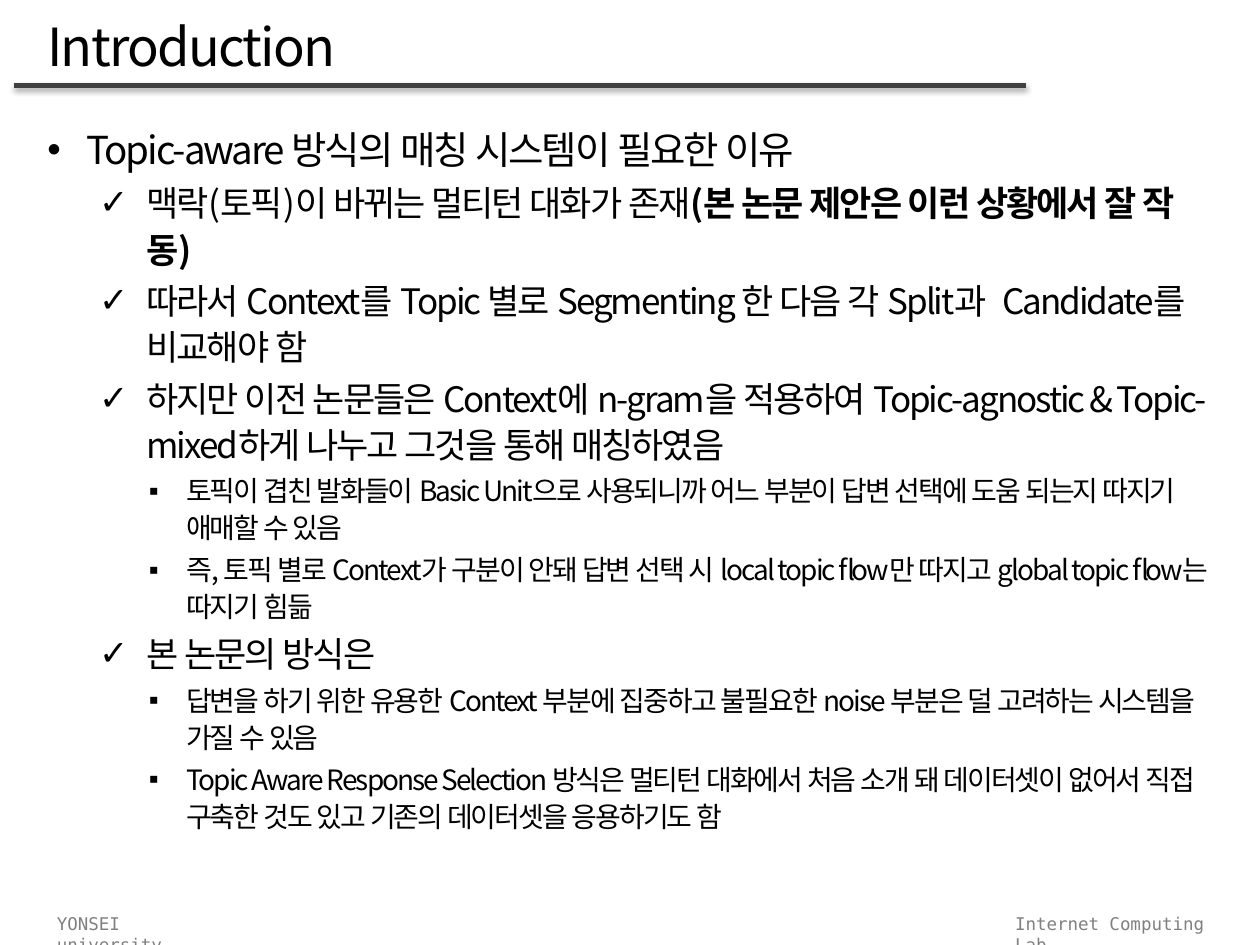
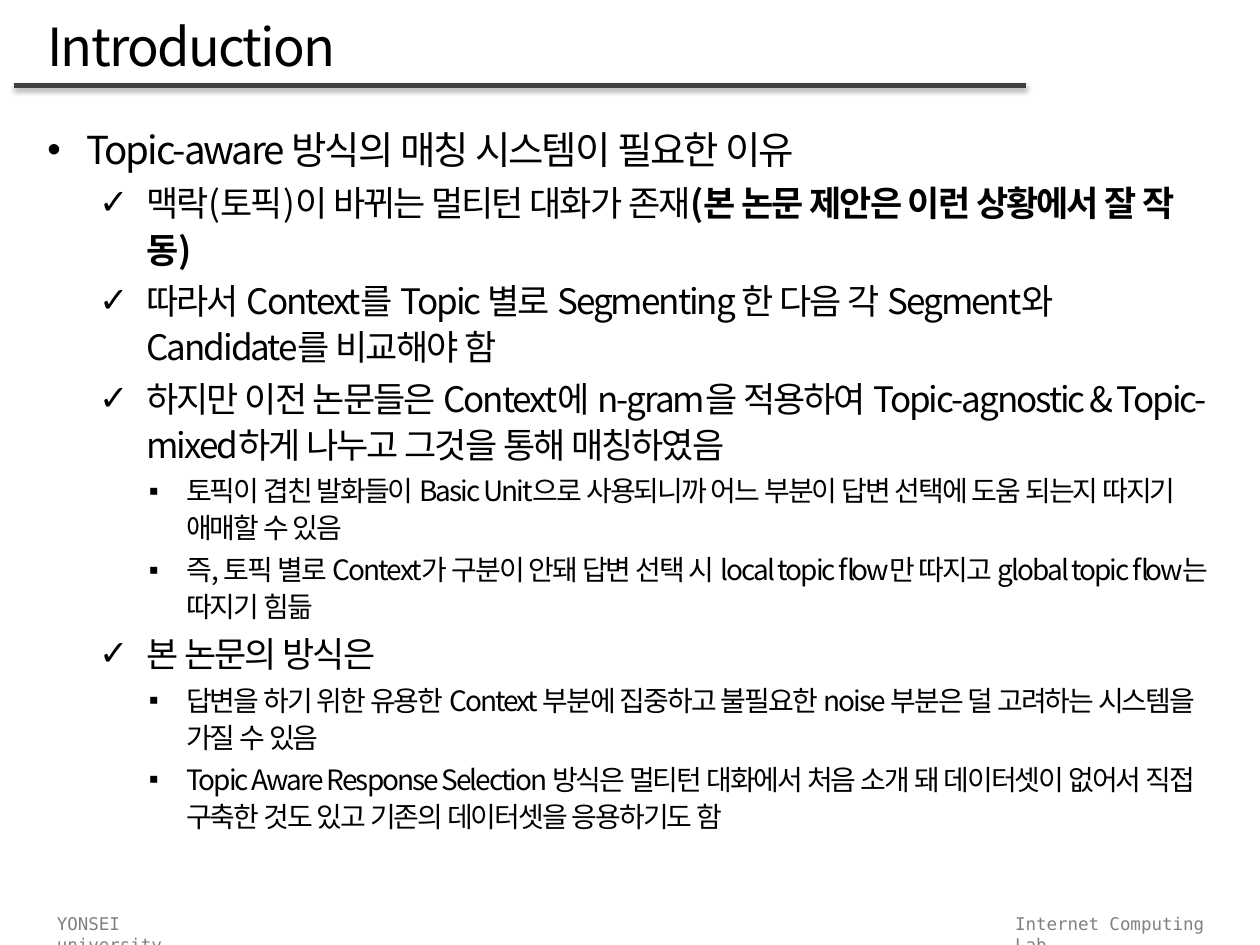
Before and after one commit to kimwongyuda/study, a slide deck: slide 4 of paper/AAAI 2021/TADAM.pptx. Drawn at 1260x945 pixels with LibreOffice and Linux fonts; fonts in the diff are those of the drawing. Boxes give left, top, right and bottom in pixels: in the first picture for what was removed or moved away, otherwise in the second. Text is boxed around its words. In the diff, an @@ line names an element or a change of style, - is before the commit and + after.

```diff
--- a/paper/AAAI 2021/TADAM.pptx
+++ b/paper/AAAI 2021/TADAM.pptx
@@ text at bbox=[146, 285, 1054, 363]: text changed @@
-  ✓ 따라서 Context를 Topic 별로 Segmenting 한 다음 각 Split과 Candidate를 비교해야 함
+  ✓ 따라서 Context를 Topic 별로 Segmenting 한 다음 각 Segment와 Candidate를 비교해야 함
```
Also in this commit, not shown: 1 other slide changed, 3 other files.
